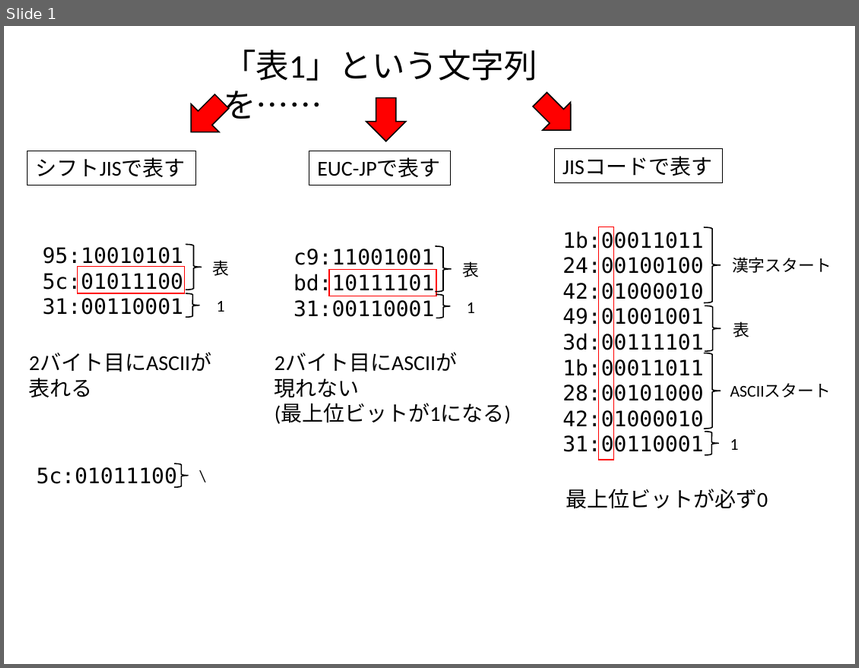
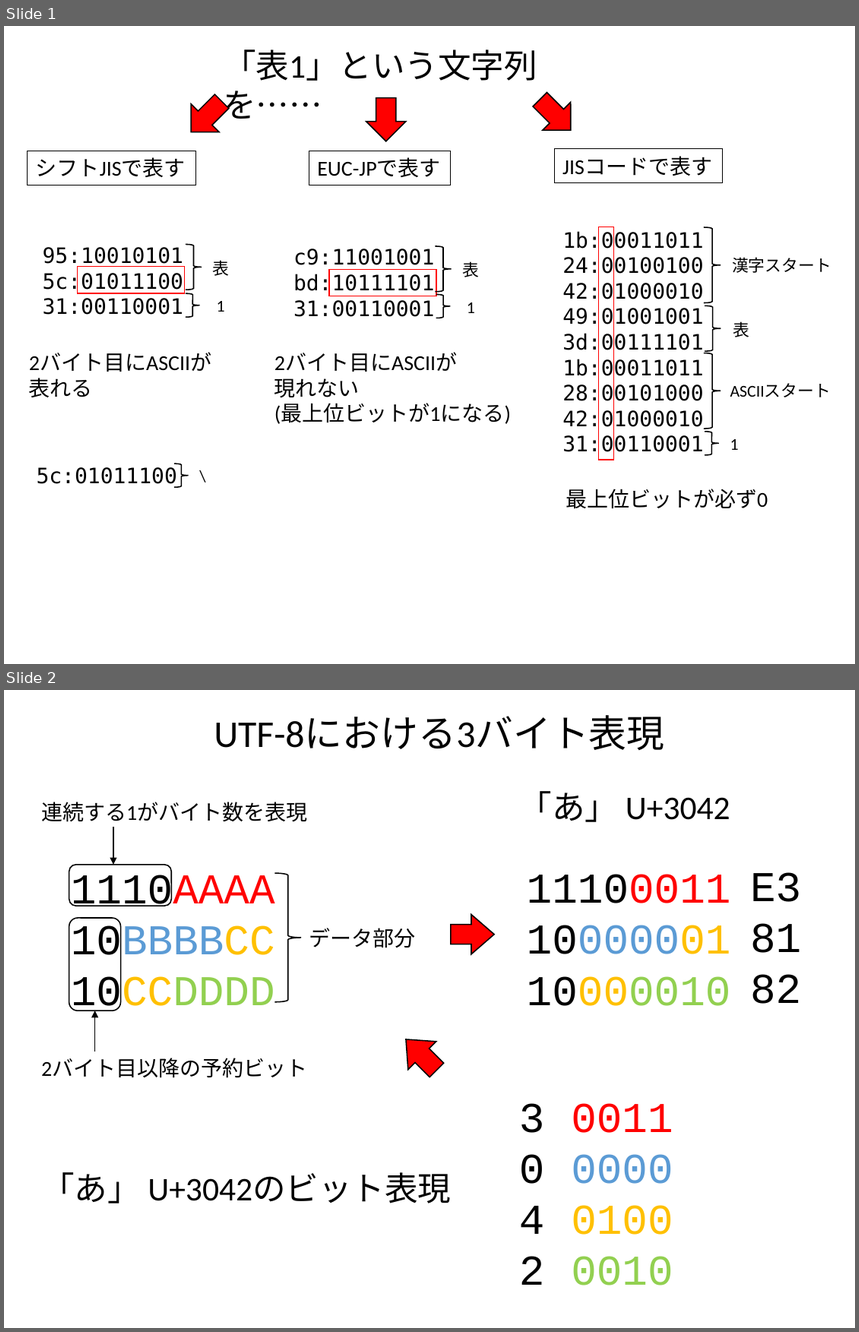
Before and after one commit to kaityo256/python_zero, a slide deck: string/fig/fig.pptx. Shown one above the other, each under a label of ours: slide 1 before the commit, slides 1 and 2 after it. The pictures are 859x668 and 859x1332 pixels, drawn with LibreOffice and Linux fonts; fonts in the diff are those of the drawing. Boxes give left, top, right and bottom in pixels: in the first picture for what was removed or moved away, otherwise in the second. Text is boxed around its words. In the diff, an @@ line names an element or a change of style, - is before the commit and + after.

```diff
--- a/string/fig/fig.pptx
+++ b/string/fig/fig.pptx
@@ slide 2 added at box(4, 690, 855, 1328), background #FFFFFF @@
@@ text added at box(214, 716, 664, 750), 32 pt, text #000000 @@
+UTF-8における3バイト表現
@@ text added at box(41, 802, 307, 822), 18 pt, text #000000 @@
+連続する1がバイト数を表現
@@ text added at box(519, 791, 731, 822), 28 pt, text #000000 @@
+「あ」 U+3042
@@ arrow added from (113, 827) to (113, 865), #000000 1 pt @@
@@ rounded rectangle added at box(69, 865, 171, 905), outline #000000 1 pt @@
@@ text added at box(71, 872, 275, 1017), 36 pt, text #000000 @@
+1110AAAA
+10BBBBCC
+10CCDDDD
@@ right brace added at box(275, 873, 301, 1002), outline #000000 1 pt @@
@@ text added at box(527, 874, 731, 1006), 36 pt, text #000000 @@
+11100011
+10000001
+10000010
@@ text added at box(750, 872, 801, 1004), 36 pt, text #000000 @@
+E3
+81
+82
@@ right arrow added at box(451, 915, 494, 954), fill #FF0000, outline #000000 1 pt @@
@@ rounded rectangle added at box(69, 918, 120, 1011), outline #000000 1 pt @@
@@ text added at box(310, 928, 416, 948), 18 pt, text #000000 @@
+データ部分
@@ arrow added from (95, 1052) to (95, 1011), #000000 1 pt @@
@@ right arrow added at box(392, 1025, 451, 1084), fill #FF0000, outline #000000 1 pt @@
@@ text added at box(41, 1059, 307, 1078), 18 pt, text #000000 @@
+2バイト目以降の予約ビット
@@ text added at box(519, 1103, 545, 1285), 36 pt, text #000000 @@
+3
+0
+4
+2
@@ text added at box(571, 1103, 673, 1286), 36 pt, text #FF0000 @@
+0011
+0000
+0100
+0010
@@ text added at box(41, 1173, 451, 1204), 28 pt, text #000000 @@
+「あ」 U+3042のビット表現
```
Also in this commit, not shown: 3 other files.
